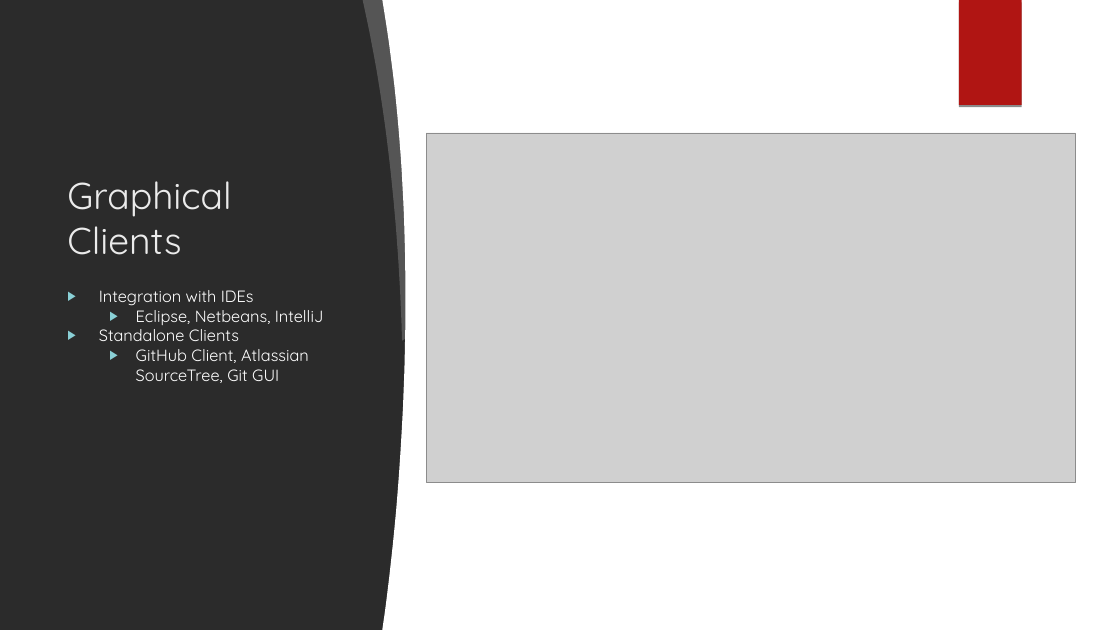
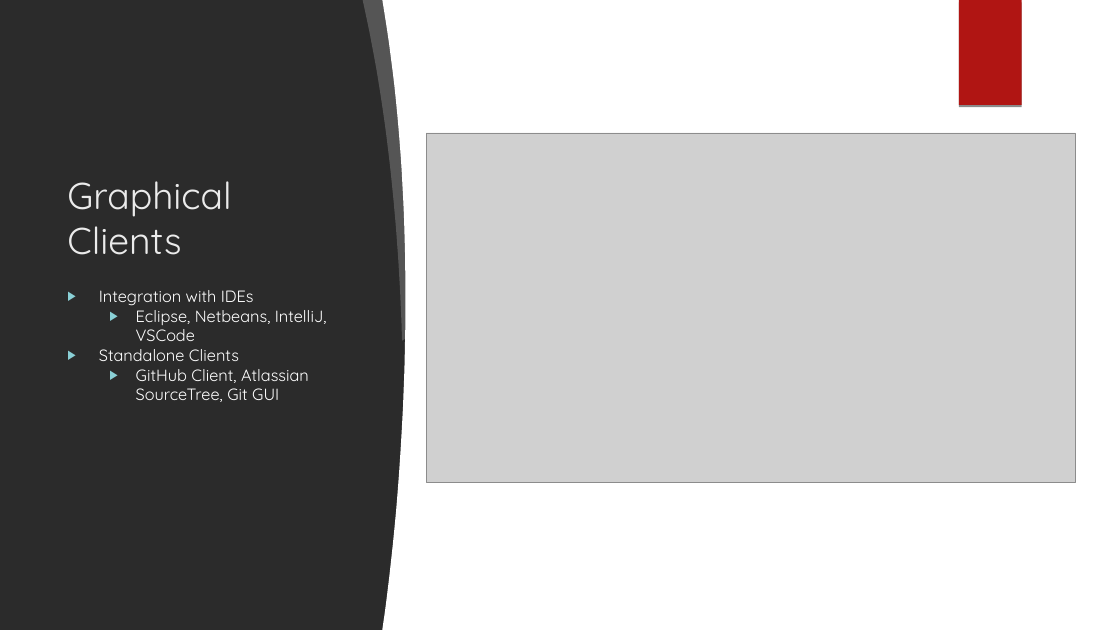
Before and after one commit to dvdmuckle/git101, a slide deck: slide 20 of Git 101.odp. Drawn at 1120x630 pixels with LibreOffice and Linux fonts; fonts in the diff are those of the drawing; grey boxes stand for pictures; background and template pictures are left out; a plain dark background stands for a picture behind light text. Boxes give left, top, right and bottom in pixels: in the first picture for what was removed or moved away, otherwise in the second. Text is boxed around its words. In the diff, an @@ line names an element or a change of style, - is before the commit and + after.

```diff
--- a/Git 101.odp
+++ b/Git 101.odp
@@ text at bbox=[136, 310, 327, 341]: text changed @@
-  ▶ Eclipse, Netbeans, IntelliJ
+  ▶ Eclipse, Netbeans, IntelliJ, VSCode
```
Also in this commit, not shown: 4 other slides changed, 1 other file.
